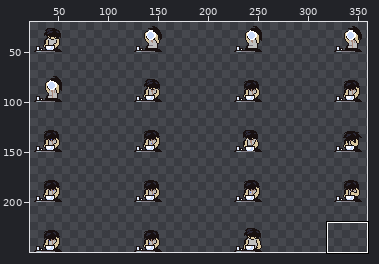
Sprite sheet, stored at Assets/Game/Sprites/Characters/Main Characters/Buckets/Pre-flash/Eat.png. Above, an overview of the earlier version with the close-up marked.
Close-up. Before the edit:
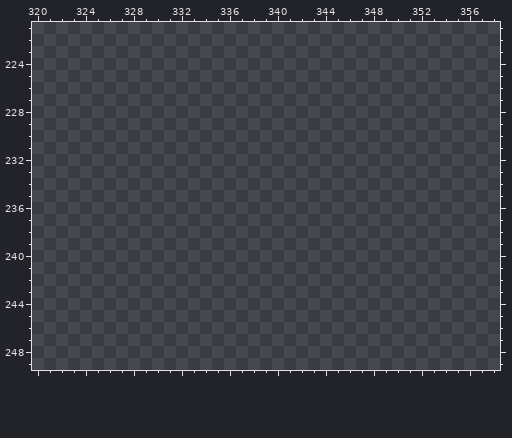
The file is 400x250 pixels. Shown: x 320..358, y 221..249. The wide view leaves out empty margins.
Palette (. is transparent): 
And afterwards:
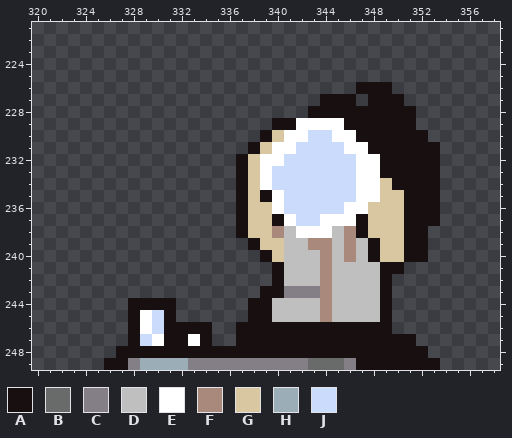
Colours new in this view: A #181010  B #696a6a  C #847e87  D #bfbfbf  E #ffffff  F #a8897b  G #d8c7a0  H #9badb7  J #cbdbfc
Difference:
Changed rows in their new state; - is an unchanged pixel.
first column x 326:
226 ---------------------AAA----
227 ------------------AAA-AAA---
228 -----------------AAAAAAAAA--
229 --------------AAEEEEAAAAAA--
230 -------------AGEEJJEEAAAAAA-
231 ------------AGEEJJJJEEAAAAAA
232 -----------AGEEJJJJJJEEAAAAA
233 -----------AGEJJJJJJJEEAAAAA
234 -----------AGEJJJJJJJEEGAAAA
235 -----------AGAEJJJJJJEEGGAAA
236 -----------AGGEJJJJJEEGGGAAA
237 -----------AGGAEJJEEEAGGGAAA
238 -----------AGGFDEEEDFAGGGAA-
239 ------------AGGDDFFDFDAGGAA-
240 -------------AGDDDFDFDAGGAA-
241 --------------ADDDFDDDDAA---
242 --------------ADDDFDDDDA----
243 -------------AACCCFDDDDA----
244 --AAAA------AADDDDFDDDDA----
245 --AEJA------AADDDDFDDDDA----
246 --AEJAAAA--AAAAAAAAAAAAA----
247 --AJEAAEA--AAAAAAAAAAAAAAA--
248 -AAAAAAAAAAAAAAAAAAAAAAAAAA-
249 AACHHHHCCCCCCCCCCBBBCAAAAAAA
